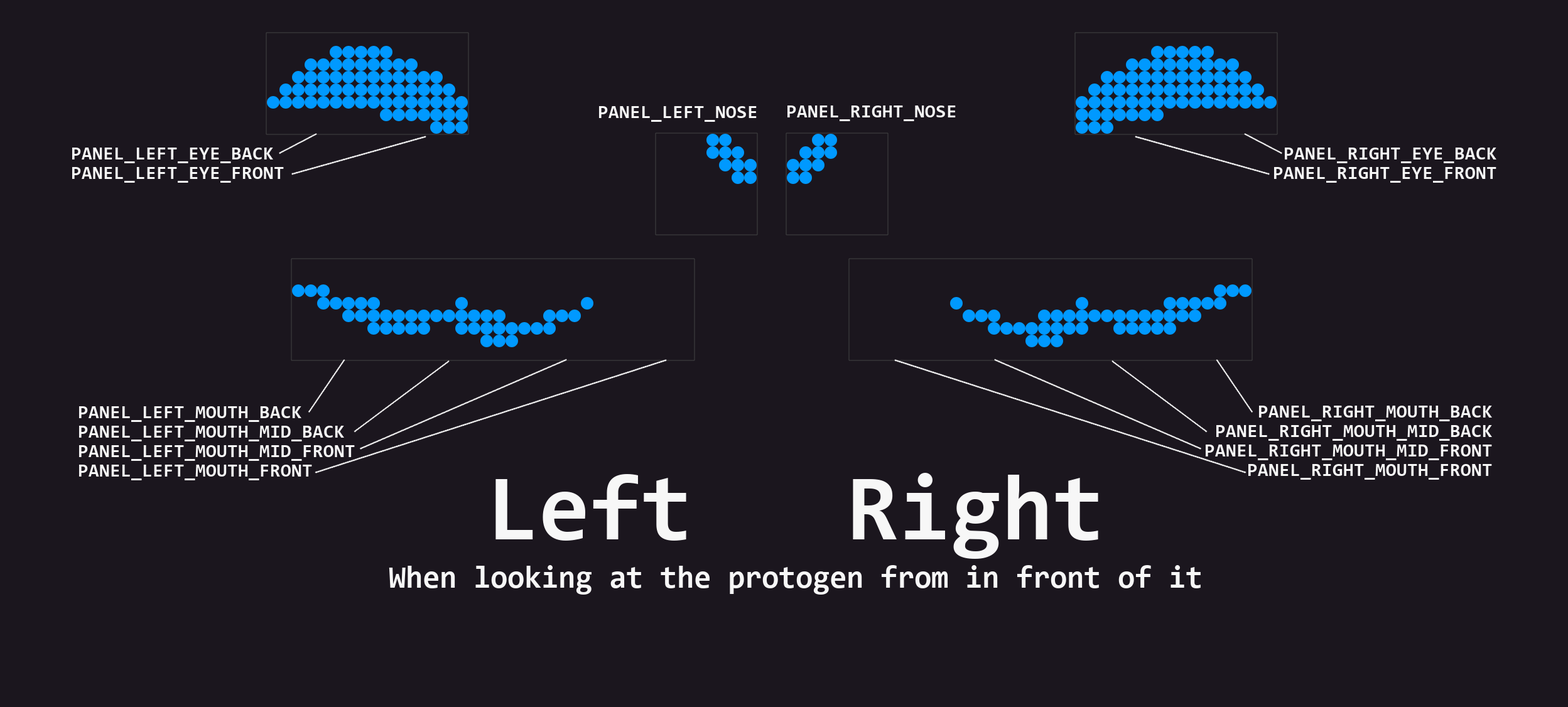
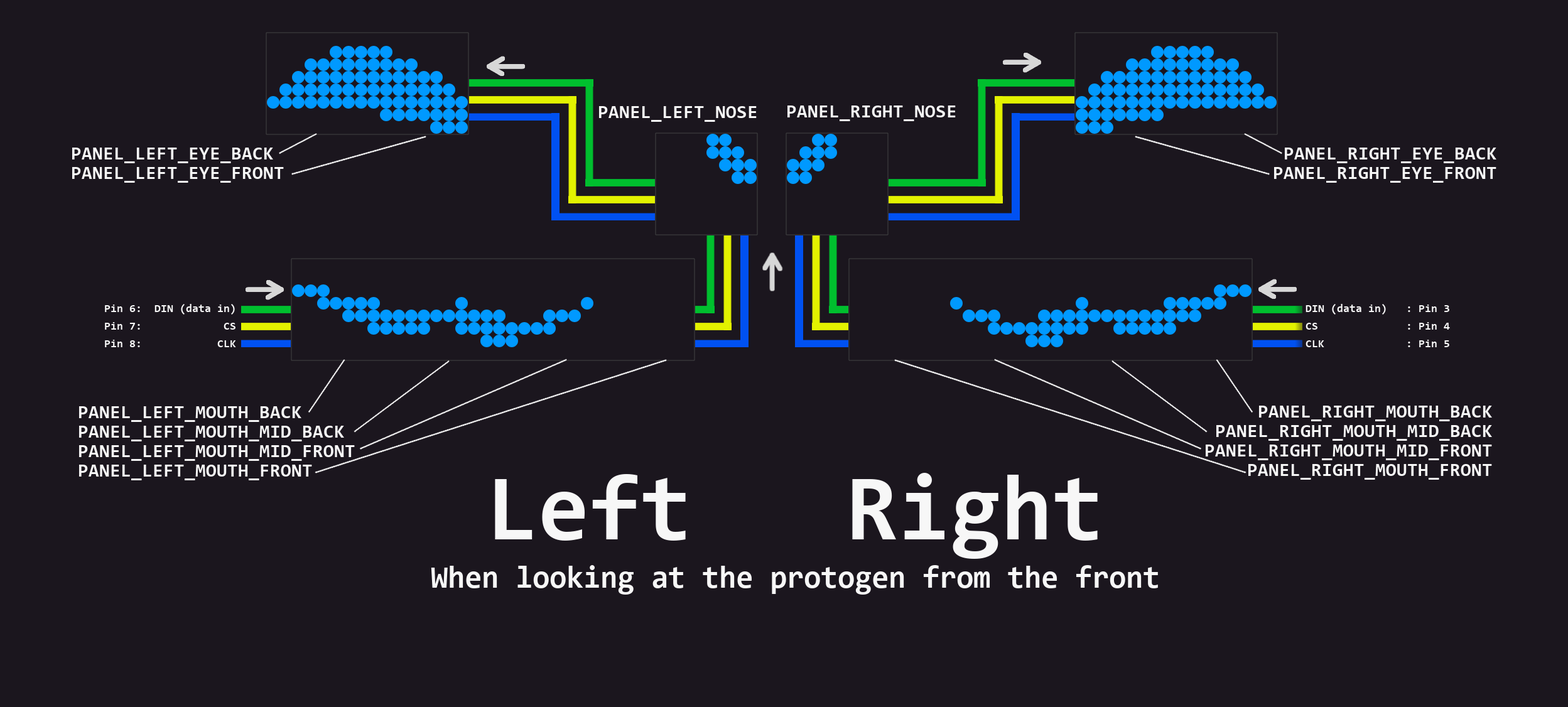
Revision of a layered 1568 × 707 image; what changed, layer by layer:
painted on "Left Right ..." over (x1=388, y1=472, x2=1201, y2=595)
added group "wiring-two connection" with 4 layers in group "face" over (x1=104, y1=52, x2=1450, y2=348)
added layer "Arrows" in group "wiring-two connection" over (x1=245, y1=52, x2=1297, y2=301)
added layer "Pin 6: DIN (data in) ..." in group "wiring-two connection" over (x1=104, y1=303, x2=237, y2=348)
added layer "DIN (data in) : Pin 3 ..." in group "wiring-two connection" over (x1=1305, y1=303, x2=1450, y2=348)
added layer "wires #1" in group "wiring-two connection" over (x1=241, y1=79, x2=1303, y2=348)
